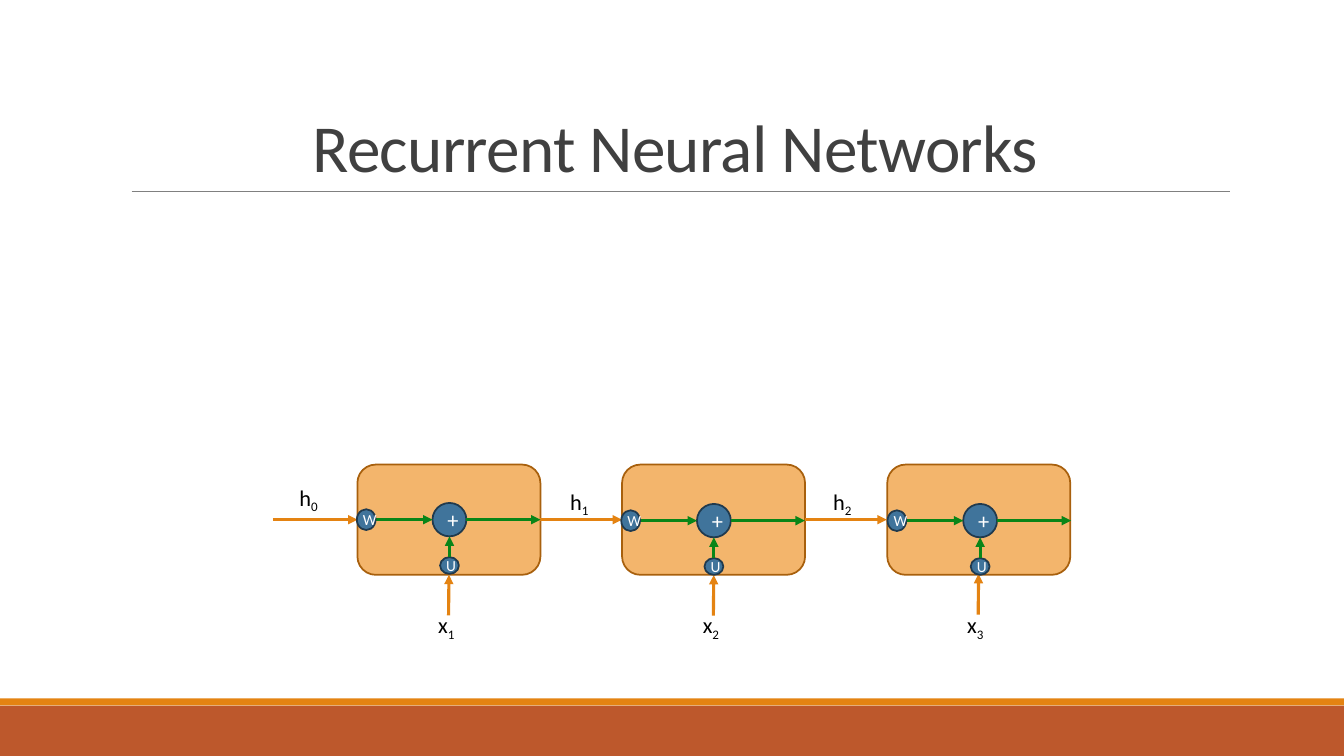
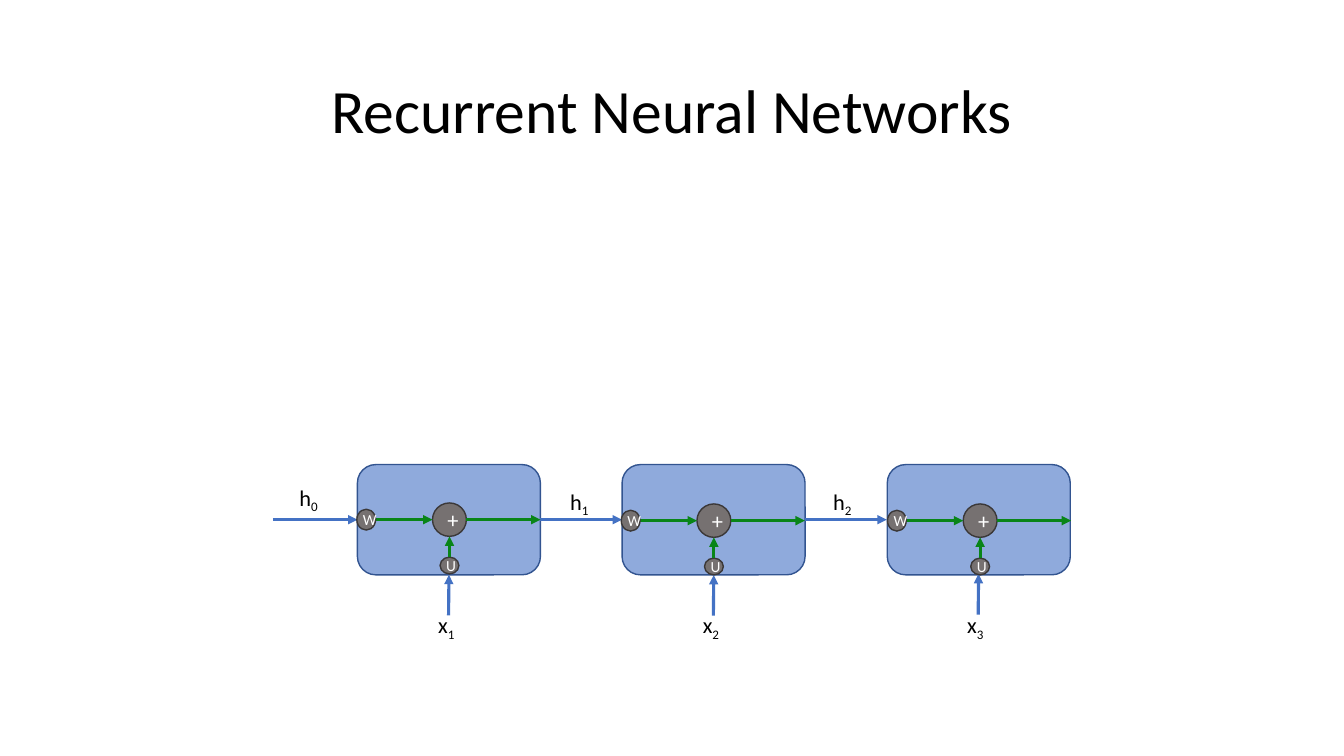
Before and after one commit to TomerVolk/NLP_2021_2022_Winter_Tutorials, a slide deck: slide 6 of Tutorial_04/Tutorial 04 - RNN and LSTM.pptx. Drawn at 1344x756 pixels with LibreOffice and Linux fonts; fonts in the diff are those of the drawing; grey boxes stand for pictures. Boxes give left, top, right and bottom in pixels: in the first picture for what was removed or moved away, otherwise in the second. Text is boxed around its words. In the diff, an @@ line names an element or a change of style, - is before the commit and + after.

```diff
--- a/Tutorial_04/Tutorial 04 - RNN and LSTM.pptx
+++ b/Tutorial_04/Tutorial 04 - RNN and LSTM.pptx
@@ title "Recurrent Neural Networks" moved from (x1=313, y1=125, x2=1038, y2=173) to (x1=331, y1=90, x2=1012, y2=134) @@
@@ title "Recurrent Neural Networks" at (x1=331, y1=90, x2=1012, y2=134): size 48 to 44 pt, text colour #404040 to #000000, letter spacing -0.5 to 0 pt; line spacing 0.85 to 0.9; vertical alignment bottom to middle @@
@@ line removed from (132, 192) to (1231, 192) @@
@@ fill #F3B56C to #8FAADC; outline #A9610D 1.25 pt to #325491 1 pt in 3 elements at (x1=358, y1=465, x2=541, y2=575), (x1=622, y1=465, x2=806, y2=575), (x1=887, y1=465, x2=1071, y2=575) @@
@@ fill #40749B to #767171; outline #203A4E 1.25 pt to #3B3838 1 pt in 9 elements at (x1=357, y1=509, x2=376, y2=530), (x1=441, y1=558, x2=460, y2=575), (x1=621, y1=510, x2=640, y2=531), (x1=705, y1=559, x2=724, y2=576), (x1=888, y1=510, x2=907, y2=531), (x1=971, y1=559, x2=990, y2=576), (x1=433, y1=503, x2=467, y2=536), (x1=697, y1=504, x2=731, y2=537), (x1=964, y1=504, x2=998, y2=537) @@
@@ arrow (273, 520) - (358, 520): stroke #E48312 2.25 pt to #4472C4 2.25 pt @@
@@ arrow (540, 520) - (622, 520): stroke #E48312 2.25 pt to #4472C4 2.25 pt @@
@@ arrow (806, 520) - (887, 520): stroke #E48312 2.25 pt to #4472C4 2.25 pt @@
@@ arrow (449, 616) - (449, 575): stroke #E48312 2.25 pt to #4472C4 2.25 pt @@
@@ arrow (714, 616) - (714, 575): stroke #E48312 2.25 pt to #4472C4 2.25 pt @@
@@ arrow (978, 615) - (979, 574): stroke #E48312 2.25 pt to #4472C4 2.25 pt @@
@@ rectangle removed at (x1=0, y1=706, x2=1344, y2=756) @@
@@ rectangle removed at (x1=0, y1=699, x2=1344, y2=706) @@
```
Also in this commit, not shown: 20 other slides changed, 56 other files.
